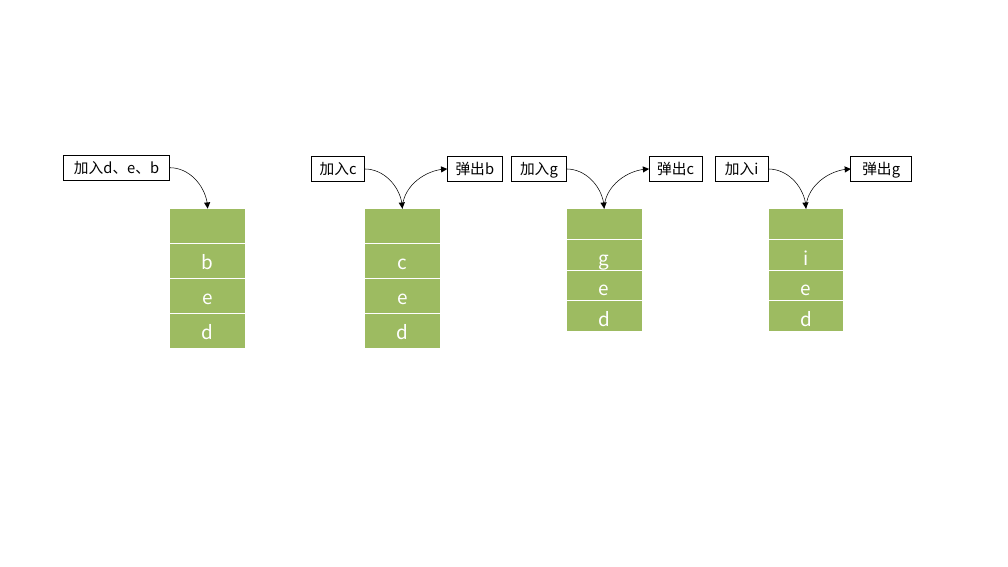
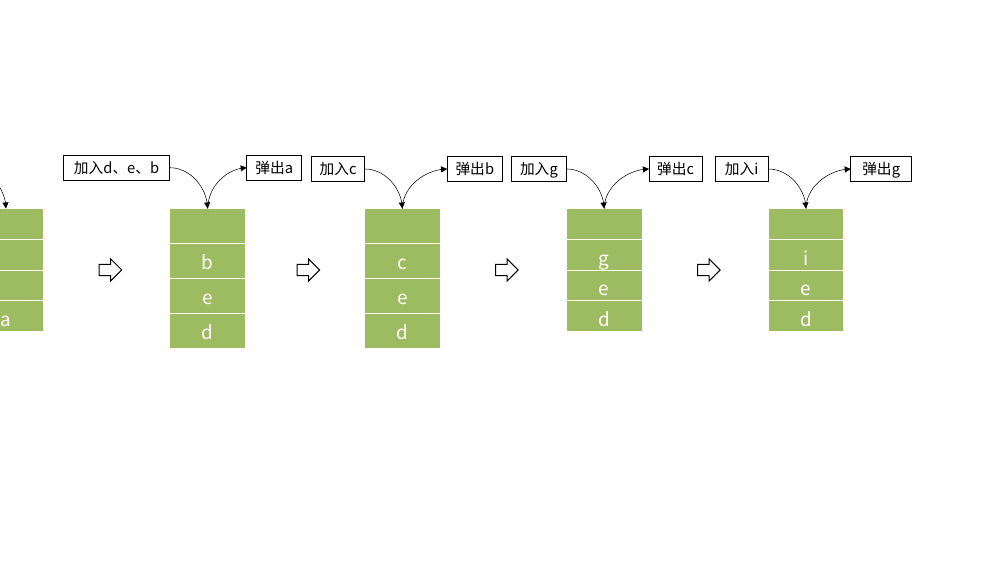
Before and after one commit to ghowoght/motion-planning, a slide deck: slide 17 of 框图.pptx. Drawn at 1008x567 pixels with LibreOffice and Linux fonts; fonts in the diff are those of the drawing. Boxes give left, top, right and bottom in pixels: in the first picture for what was removed or moved away, otherwise in the second. Text is boxed around its words. In the diff, an @@ line names an element or a change of style, - is before the commit and + after.

```diff
--- a/框图.pptx
+++ b/框图.pptx
@@ curved arrow added from (0, 168) to (6, 209), #000000 0.5 pt @@
@@ curved arrow added from (208, 209) to (247, 168), #000000 0.5 pt @@
@@ rectangle added at box(247, 155, 302, 181), outline #000000 0.75 pt, 14 pt, text #000000 @@
+弹出a
@@ table added at box(0, 209, 44, 331), 4 rows, 1 columns @@
+
+
+
+a
@@ right arrow added at box(99, 259, 122, 281), fill #FFFFFF, outline #000000 1 pt @@
@@ right arrow added at box(297, 259, 320, 281), fill #FFFFFF, outline #000000 1 pt @@
@@ right arrow added at box(496, 259, 519, 281), fill #FFFFFF, outline #000000 1 pt @@
@@ right arrow added at box(698, 259, 721, 281), fill #FFFFFF, outline #000000 1 pt @@
```
Also in this commit, not shown: 1 slide added, 1 other file.
